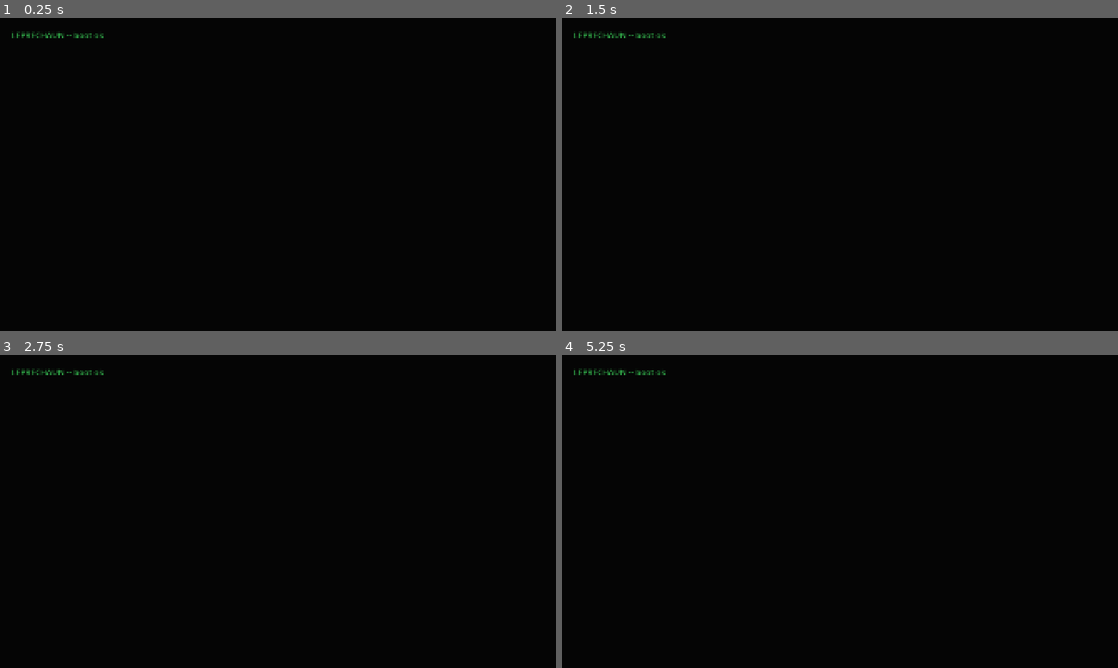
Above: before the commit, frames 1-4 (two rows, left to right).
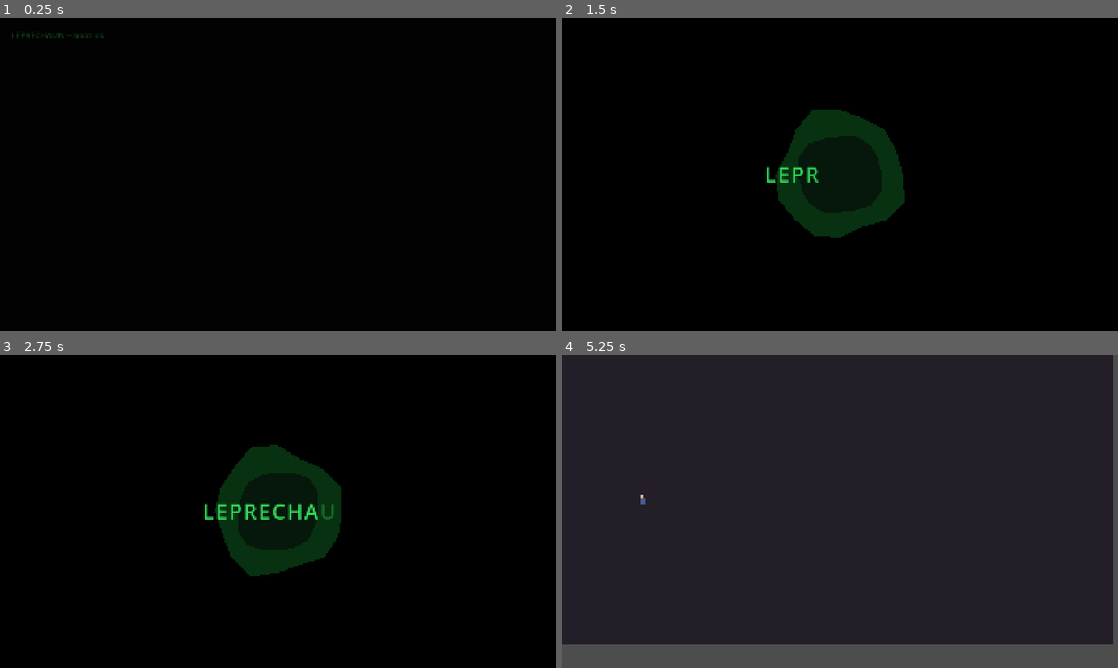
Above: after the commit, the same moments.

Repository: tm4747/leprechaun-game
Game: Godot game, scene res://scenes/boot/Boot.tscn
Same seed, same stepped clock (60 frames per second), same inputs: the game is played once before the commit and once after it.
Inputs (mouse positions are in pixels of both pictures, inside the frame that each line leads up to):
- Up to frame 1 (0.25 s): no input
- Up to frame 2 (1.5 s): tap Enter at 0.5 s; hold D (move_right) 0.53-1.28 s; tap 1 at 0.6 s; hold S (move_down) from 1.28 s (still down); tap 2 at 1.35 s
- Up to frame 3 (2.75 s): release S (move_down) at 2.03 s; hold D (move_right) from 2.03 s (still down); tap 3 at 2.1 s
- Up to frame 4 (5.25 s): tap Space at 2.75 s; release D (move_right) at 2.78 s; hold W (move_up) 2.78-3.53 s; tap 4 at 2.85 s; tap Enter at 3.5 s; hold A (move_left) 3.53-4.25 s; tap 5 at 3.6 s; click (840, 524) at 4.25 s, where only the run after the commit has a clickable "Start"; hold A (move_left) from 5.03 s (still down); tap 6 at 5.1 s

The runs differ from the first frame. In frame 1, 0.1% of the frame differs, in the area x 2-19%, y 4-7%; in frame 2, 4.4%; in frame 3, 4.8%; in frame 4, 100%, in the area x 0-100%, y 0-100%.

Commit message:
Phase 4: title screen (letter reveal, membrane, Start/Continue)
- MainMenu: black open -> L-E-P-R-E-C-H-A-U-N letters fade in one at a
  time on a deliberate, non-bouncy timeline (no "logo animation" feel)
  -> menu fades in. Continue disabled with no save; Start over an
  existing save requires a YES/NO confirmation before destroying it
  (PRD 10.4/10.5).
- MembraneEffect: procedurally wiggling organic two-layer polygon behind
  the title, redrawn every frame from layered sine noise -- no static
  portal texture needed.
- ToneGenerator.generate_drone(): low detuned dual-sine hum as a
  functional low-ominous-music placeholder (explicitly no stingers/
  choir/percussive hits, matching the PRD's "avoid" list).
- IntroBedroom stub scene + script so Start/Continue have a real target;
  Phase 5 fleshes this out in place without touching the menu wiring.
- Headless Phase 4 test suite: 9/9 passing, including the full
  dialog -> destroy-save -> transition-begins flow.

Diff:
--- /dev/null
+++ b/scenes/intro/IntroBedroom.tscn
@@ -0,0 +1,17 @@
+[gd_scene load_steps=3 format=3]
+
+[ext_resource type="Script" path="res://scripts/intro/intro_bedroom.gd" id="1"]
+[ext_resource type="PackedScene" path="res://scenes/player/Player.tscn" id="2"]
+
+[node name="IntroBedroom" type="Node2D"]
+script = ExtResource("1")
+
+[node name="Background" type="ColorRect" parent="."]
+offset_left = -100.0
+offset_top = -100.0
+offset_right = 1900.0
+offset_bottom = 1000.0
+color = Color(0.14, 0.12, 0.16, 1)
+
+[node name="Player" parent="." instance=ExtResource("2")]
+position = Vector2(300, 500)
--- /dev/null
+++ b/scenes/menu/MainMenu.tscn
@@ -0,0 +1,184 @@
+[gd_scene load_steps=3 format=3]
+
+[ext_resource type="Script" path="res://scripts/ui/main_menu.gd" id="1"]
+[ext_resource type="Script" path="res://scripts/ui/membrane_effect.gd" id="2"]
+
+[node name="MainMenu" type="Control"]
+anchor_right = 1.0
+anchor_bottom = 1.0
+script = ExtResource("1")
+
+[node name="Background" type="ColorRect" parent="."]
+anchor_right = 1.0
+anchor_bottom = 1.0
+color = Color(0, 0, 0, 1)
+
+[node name="Membrane" type="Control" parent="."]
+anchor_left = 0.5
+anchor_top = 0.5
+anchor_right = 0.5
+anchor_bottom = 0.5
+offset_left = -260.0
+offset_top = -260.0
+offset_right = 260.0
+offset_bottom = 260.0
+script = ExtResource("2")
+
+[node name="CenterContainer" type="CenterContainer" parent="."]
+anchor_right = 1.0
+anchor_bottom = 1.0
+
+[node name="VBoxContainer" type="VBoxContainer" parent="CenterContainer"]
+layout_mode = 2
+theme_override_constants/separation = 40
+alignment = 1
+
+[node name="LettersBox" type="HBoxContainer" parent="CenterContainer/VBoxContainer"]
+layout_mode = 2
+theme_override_constants/separation = 6
+alignment = 1
+
+[node name="Letter0" type="Label" parent="CenterContainer/VBoxContainer/LettersBox"]
+layout_mode = 2
+theme_override_colors/font_color = Color(0.2, 0.85, 0.35, 1)
+theme_override_colors/font_outline_color = Color(0.02, 0.15, 0.05, 1)
+theme_override_constants/outline_size = 6
+theme_override_font_sizes/font_size = 72
+text = "L"
+
+[node name="Letter1" type="Label" parent="CenterContainer/VBoxContainer/LettersBox"]
+layout_mode = 2
+theme_override_colors/font_color = Color(0.2, 0.85, 0.35, 1)
+theme_override_colors/font_outline_color = Color(0.02, 0.15, 0.05, 1)
+theme_override_constants/outline_size = 6
+theme_override_font_sizes/font_size = 72
+text = "E"
+
+[node name="Letter2" type="Label" parent="CenterContainer/VBoxContainer/LettersBox"]
+layout_mode = 2
+theme_override_colors/font_color = Color(0.2, 0.85, 0.35, 1)
+theme_override_colors/font_outline_color = Color(0.02, 0.15, 0.05, 1)
+theme_override_constants/outline_size = 6
+theme_override_font_sizes/font_size = 72
+text = "P"
+
+[node name="Letter3" type="Label" parent="CenterContainer/VBoxContainer/LettersBox"]
+layout_mode = 2
+theme_override_colors/font_color = Color(0.2, 0.85, 0.35, 1)
+theme_override_colors/font_outline_color = Color(0.02, 0.15, 0.05, 1)
+theme_override_constants/outline_size = 6
+theme_override_font_sizes/font_size = 72
+text = "R"
+
+[node name="Letter4" type="Label" parent="CenterContainer/VBoxContainer/LettersBox"]
+layout_mode = 2
+theme_override_colors/font_color = Color(0.2, 0.85, 0.35, 1)
+theme_override_colors/font_outline_color = Color(0.02, 0.15, 0.05, 1)
+theme_override_constants/outline_size = 6
+theme_override_font_sizes/font_size = 72
+text = "E"
+
+[node name="Letter5" type="Label" parent="CenterContainer/VBoxContainer/LettersBox"]
+layout_mode = 2
+theme_override_colors/font_color = Color(0.2, 0.85, 0.35, 1)
+theme_override_colors/font_outline_color = Color(0.02, 0.15, 0.05, 1)
+theme_override_constants/outline_size = 6
+theme_override_font_sizes/font_size = 72
+text = "C"
+
+[node name="Letter6" type="Label" parent="CenterContainer/VBoxContainer/LettersBox"]
+layout_mode = 2
+theme_override_colors/font_color = Color(0.2, 0.85, 0.35, 1)
+theme_override_colors/font_outline_color = Color(0.02, 0.15, 0.05, 1)
+theme_override_constants/outline_size = 6
+theme_override_font_sizes/font_size = 72
+text = "H"
+
+[node name="Letter7" type="Label" parent="CenterContainer/VBoxContainer/LettersBox"]
+layout_mode = 2
+theme_override_colors/font_color = Color(0.2, 0.85, 0.35, 1)
+theme_override_colors/font_outline_color = Color(0.02, 0.15, 0.05, 1)
+theme_override_constants/outline_size = 6
+theme_override_font_sizes/font_size = 72
+text = "A"
+
+[node name="Letter8" type="Label" parent="CenterContainer/VBoxContainer/LettersBox"]
+layout_mode = 2
+theme_override_colors/font_color = Color(0.2, 0.85, 0.35, 1)
+theme_override_colors/font_outline_color = Color(0.02, 0.15, 0.05, 1)
+theme_override_constants/outline_size = 6
+theme_override_font_sizes/font_size = 72
+text = "U"
+
+[node name="Letter9" type="Label" parent="CenterContainer/VBoxContainer/LettersBox"]
+layout_mode = 2
+theme_override_colors/font_color = Color(0.2, 0.85, 0.35, 1)
+theme_override_colors/font_outline_color = Color(0.02, 0.15, 0.05, 1)
+theme_override_constants/outline_size = 6
+theme_override_font_sizes/font_size = 72
+text = "N"
+
+[node name="MenuBox" type="VBoxContainer" parent="CenterContainer/VBoxContainer"]
+layout_mode = 2
+theme_override_constants/separation = 16
+alignment = 1
+
+[node name="StartButton" type="Button" parent="CenterContainer/VBoxContainer/MenuBox"]
+custom_minimum_size = Vector2(220, 44)
+layout_mode = 2
+theme_override_font_sizes/font_size = 22
+text = "Start"
+
+[node name="ContinueButton" type="Button" parent="CenterContainer/VBoxContainer/MenuBox"]
+custom_minimum_size = Vector2(220, 44)
+layout_mode = 2
+theme_override_font_sizes/font_size = 22
+text = "Continue"
+
+[node name="ConfirmDialog" type="Control" parent="."]
+anchor_right = 1.0
+anchor_bottom = 1.0
+mouse_filter = 1
+
+[node name="Dim" type="ColorRect" parent="ConfirmDialog"]
+anchor_right = 1.0
+anchor_bottom = 1.0
+color = Color(0, 0, 0, 0.6)
+
+[node name="Panel" type="PanelContainer" parent="ConfirmDialog"]
+anchor_left = 0.5
+anchor_top = 0.5
+anchor_right = 0.5
+anchor_bottom = 0.5
+offset_left = -220.0
+offset_top = -90.0
+offset_right = 220.0
+offset_bottom = 90.0
+
+[node name="VBox" type="VBoxContainer" parent="ConfirmDialog/Panel"]
+layout_mode = 2
+theme_override_constants/separation = 16
+
+[node name="Label" type="Label" parent="ConfirmDialog/Panel/VBox"]
+layout_mode = 2
+horizontal_alignment = 1
+autowrap_mode = 2
+text = "This will destroy your current quest.
+Are you sure?"
+
+[node name="Buttons" type="HBoxContainer" parent="ConfirmDialog/Panel/VBox"]
+layout_mode = 2
+alignment = 1
+theme_override_constants/separation = 24
+
+[node name="YesButton" type="Button" parent="ConfirmDialog/Panel/VBox/Buttons"]
+custom_minimum_size = Vector2(90, 36)
+layout_mode = 2
+text = "YES"
+
+[node name="NoButton" type="Button" parent="ConfirmDialog/Panel/VBox/Buttons"]
+custom_minimum_size = Vector2(90, 36)
+layout_mode = 2
+text = "NO"
+
+[node name="MusicPlayer" type="AudioStreamPlayer" parent="."]
--- a/scripts/audio/tone_generator.gd
+++ b/scripts/audio/tone_generator.gd
@@ -26,6 +26,36 @@
 	stream.data = data
 	return stream
 
+## Low, slowly-beating drone -- a functional stand-in for "low ominous
+## restrained music" (PRD 10.2/54.1) until a composed score exists. Two
+## closely-detuned low sine tones create a slow, uneasy beat frequency;
+## deliberately avoids stingers, choir, or percussive hits per the PRD's
+## explicit "avoid" list.
+static func generate_drone(base_frequency: float = 55.0, duration: float = 4.0, sample_rate: int = 44100, volume: float = 0.35) -> AudioStreamWAV:
+	var frame_count := int(sample_rate * duration)
+	var data := PackedByteArray()
+	data.resize(frame_count * 2)
+	var detune := base_frequency * 1.01
+	var fade_frames := maxi(1, int(sample_rate * 0.3))
+	for i in frame_count:
+		var t := float(i) / sample_rate
+		var envelope := 1.0
+		if i < fade_frames:
+			envelope = float(i) / fade_frames
+		elif i > frame_count - fade_frames:
+			envelope = float(frame_count - i) / fade_frames
+		var wave := sin(TAU * base_frequency * t) * 0.6 + sin(TAU * detune * t) * 0.4
+		var sample := wave * volume * envelope
+		data.encode_s16(i * 2, int(clampf(sample, -1.0, 1.0) * 32767.0))
+	var stream := AudioStreamWAV.new()
+	stream.format = AudioStreamWAV.FORMAT_16_BITS
+	stream.mix_rate = sample_rate
+	stream.stereo = false
+	stream.loop_mode = AudioStreamWAV.LOOP_FORWARD
+	stream.loop_end = frame_count - 1
+	stream.data = data
+	return stream
+
 ## Soft-band noise, useful as a stand-in for wind/static/ambience.
 static func generate_noise(duration: float = 1.0, sample_rate: int = 44100, volume: float = 0.3) -> AudioStreamWAV:
 	var frame_count := int(sample_rate * duration)
--- /dev/null
+++ b/scripts/intro/intro_bedroom.gd
@@ -0,0 +1,12 @@
+extends Node2D
+## Friday morning: bedroom (PRD section 13.1). Boy starts asleep in bed,
+## already dressed; player discovers movement with no tutorial prompt.
+## Fleshed out fully in Phase 5 -- this stub exists so Phase 4's
+## Start/Continue flow has a real scene to transition into.
+
+@onready var player: Player = $Player
+
+func _ready() -> void:
+	GameState.current_scene_path = scene_file_path
+	GameState.mark_screen_visited("intro_bedroom")
+	player.set_movement_mode(Player.MovementMode.SIDE_SCROLL)
--- /dev/null
+++ b/scripts/ui/main_menu.gd
@@ -0,0 +1,86 @@
+class_name MainMenu
+extends Control
+## Title screen (PRD section 10). Black opening -> letters reveal one at a
+## time -> membrane opens -> Start/Continue. Continue is disabled without a
+## save; starting over with an existing save requires explicit confirmation
+## (section 10.5) so a player can never destroy a quest by accident.
+
+const FIRST_INTRO_SCENE := "res://scenes/intro/IntroBedroom.tscn"
+const LETTER_DELAY := 0.28
+const LETTER_FADE_DURATION := 0.35
+const POST_REVEAL_HOLD := 0.6
+
+@onready var letters_box: HBoxContainer = $CenterContainer/VBoxContainer/LettersBox
+@onready var menu_box: VBoxContainer = $CenterContainer/VBoxContainer/MenuBox
+@onready var start_button: Button = $CenterContainer/VBoxContainer/MenuBox/StartButton
+@onready var continue_button: Button = $CenterContainer/VBoxContainer/MenuBox/ContinueButton
+@onready var confirm_dialog: Control = $ConfirmDialog
+@onready var confirm_yes: Button = $ConfirmDialog/Panel/VBox/Buttons/YesButton
+@onready var confirm_no: Button = $ConfirmDialog/Panel/VBox/Buttons/NoButton
+@onready var music_player: AudioStreamPlayer = $MusicPlayer
+
+var _letters: Array[Label] = []
+var reveal_finished := false
+
+func _ready() -> void:
+	confirm_dialog.visible = false
+	menu_box.modulate.a = 0.0
+	menu_box.visible = false
+
+	for child in letters_box.get_children():
+		if child is Label:
+			_letters.append(child)
+			child.modulate.a = 0.0
+
+	continue_button.disabled = not GameState.has_save
+	start_button.pressed.connect(_on_start_pressed)
+	continue_button.pressed.connect(_on_continue_pressed)
+	confirm_yes.pressed.connect(_on_confirm_yes)
+	confirm_no.pressed.connect(_on_confirm_no)
+
+	_play_music()
+	await _reveal_title()
+	_show_menu()
+
+func _reveal_title() -> void:
+	for letter in _letters:
+		var tween := create_tween()
+		tween.tween_property(letter, "modulate:a", 1.0, LETTER_FADE_DURATION) \
+			.set_trans(Tween.TRANS_SINE).set_ease(Tween.EASE_OUT)
+		await get_tree().create_timer(LETTER_DELAY).timeout
+	await get_tree().create_timer(POST_REVEAL_HOLD).timeout
+	reveal_finished = true
+
+func _show_menu() -> void:
+	menu_box.visible = true
+	var tween := create_tween()
+	tween.tween_property(menu_box, "modulate:a", 1.0, 0.6)
+	continue_button.disabled = not GameState.has_save
+
+func _play_music() -> void:
+	music_player.stream = ToneGenerator.generate_drone()
+	music_player.volume_db = -14.0
+	music_player.play()
+
+func _on_start_pressed() -> void:
+	if GameState.has_save:
+		confirm_dialog.visible = true
+	else:
+		_begin_new_quest()
+
+func _on_continue_pressed() -> void:
+	if not GameState.has_save:
+		return
+	SaveManager.continue_game()
+
+func _on_confirm_yes() -> void:
+	confirm_dialog.visible = false
+	SaveManager.delete_save()
+	_begin_new_quest()
+
+func _on_confirm_no() -> void:
+	confirm_dialog.visible = false
+
+func _begin_new_quest() -> void:
+	GameState.reset_for_new_quest()
+	SceneManager.goto_scene(FIRST_INTRO_SCENE)
--- /dev/null
+++ b/scripts/ui/membrane_effect.gd
@@ -0,0 +1,36 @@
+class_name MembraneEffect
+extends Control
+## Amorphous, organic, wiggling membrane/portal effect behind the title
+## (PRD 10.1). Two layered irregular polygons whose vertices drift on
+## independent sine phases so the silhouette never looks like a static
+## logo shape or a simple circle.
+
+@export var point_count := 16
+@export var base_radius := 220.0
+@export var wobble_amount := 26.0
+@export var outer_color := Color(0.05, 0.35, 0.12, 0.55)
+@export var inner_color := Color(0.02, 0.02, 0.03, 0.6)
+
+var _time := 0.0
+
+func _ready() -> void:
+	set_process(true)
+	mouse_filter = Control.MOUSE_FILTER_IGNORE
+
+func _process(delta: float) -> void:
+	_time += delta
+	queue_redraw()
+
+func _draw() -> void:
+	var center := size / 2.0
+	draw_colored_polygon(_ring(center, base_radius, wobble_amount, 3.0, 0.6, 5.0, -0.9), outer_color)
+	draw_colored_polygon(_ring(center, base_radius * 0.65, wobble_amount * 0.6, 4.0, -0.8, 2.0, 1.2), inner_color)
+
+func _ring(center: Vector2, radius: float, wobble: float, freq_a: float, speed_a: float, freq_b: float, speed_b: float) -> PackedVector2Array:
+	var points := PackedVector2Array()
+	for i in point_count:
+		var angle := TAU * i / point_count
+		var noise := sin(angle * freq_a + _time * speed_a) * 0.5 + sin(angle * freq_b + _time * speed_b) * 0.5
+		var r := radius + noise * wobble
+		points.append(center + Vector2(cos(angle), sin(angle)) * r)
+	return points
--- /dev/null
+++ b/tests/Phase4Test.tscn
@@ -0,0 +1,6 @@
+[gd_scene load_steps=2 format=3]
+
+[ext_resource type="Script" path="res://tests/run_phase4_tests.gd" id="1"]
+
+[node name="Phase4Test" type="Node"]
+script = ExtResource("1")
--- /dev/null
+++ b/tests/run_phase4_tests.gd
@@ -0,0 +1,87 @@
+extends Node
+## Headless test runner for Phase 4 acceptance criteria (PRD section 65/66).
+## Run with: godot --headless --path . res://tests/Phase4Test.tscn
+##
+## NOTE on structure: SceneManager.goto_scene() ultimately calls
+## get_tree().change_scene_to_file(), which replaces this very test node's
+## tree once its fade-out tween completes (~0.4s later). So exactly one
+## transition-triggering scenario runs, last, and everything after it stays
+## synchronous (no awaits) until an immediate quit() -- long before that
+## tween could fire and pull the rug out from under the still-running test.
+
+var _pass := 0
+var _fail := 0
+
+func _ready() -> void:
+	print("== Phase 4 title screen tests ==")
+	SaveManager.delete_save()
+
+	await _test_title_reveal_and_no_save_state()
+	await _test_continue_enabled_with_save()
+	await _test_confirmation_and_transition_flow()
+
+func _check(condition: bool, label: String) -> void:
+	if condition:
+		_pass += 1
+		print("  PASS: %s" % label)
+	else:
+		_fail += 1
+		print("  FAIL: %s" % label)
+
+func _spawn_menu() -> MainMenu:
+	var menu: MainMenu = preload("res://scenes/menu/MainMenu.tscn").instantiate()
+	add_child(menu)
+	await get_tree().process_frame
+	return menu
+
+func _test_title_reveal_and_no_save_state() -> void:
+	SaveManager.delete_save()
+	var menu := await _spawn_menu()
+	_check(menu.continue_button.disabled, "Continue disabled with no save")
+
+	while not menu.reveal_finished:
+		await get_tree().process_frame
+	await get_tree().process_frame
+	_check(menu.menu_box.visible, "title animation completes and menu becomes visible")
+
+	menu.queue_free()
+	await get_tree().process_frame
+
+func _test_continue_enabled_with_save() -> void:
+	GameState.reset_for_new_quest()
+	GameState.current_scene_path = MainMenu.FIRST_INTRO_SCENE
+	SaveManager.save_game()
+	var menu := await _spawn_menu()
+	_check(not menu.continue_button.disabled, "Continue enabled once a save exists")
+	menu.queue_free()
+	await get_tree().process_frame
+
+## Deliberately synchronous from the first _on_start_pressed() call to the
+## final quit() -- see the note above the class.
+func _test_confirmation_and_transition_flow() -> void:
+	GameState.reset_for_new_quest()
+	GameState.current_scene_path = MainMenu.FIRST_INTRO_SCENE
+	SaveManager.save_game()
+	var menu: MainMenu = preload("res://scenes/menu/MainMenu.tscn").instantiate()
+	add_child(menu)
+	await get_tree().process_frame # let menu's own _ready() run once, naturally
+
+	menu._on_start_pressed()
+	_check(menu.confirm_dialog.visible, "Start with an existing save shows the confirmation dialog")
+
+	menu._on_confirm_no()
+	_check(not menu.confirm_dialog.visible, "Choosing No dismisses the dialog")
+	_check(SaveManager.has_save(), "Choosing No preserves the existing save")
+
+	menu._on_start_pressed()
+	_check(menu.confirm_dialog.visible, "Start shows the dialog again on a second attempt")
+
+	# Choosing Yes exercises the exact same _begin_new_quest() path that a
+	# fresh (no-save) Start also uses, so this covers both branches of
+	# _on_start_pressed()'s save-exists check.
+	menu._on_confirm_yes()
+	_check(not SaveManager.has_save(), "Choosing Yes destroys the existing save")
+	_check(SceneManager.is_transitioning(), "Choosing Yes begins the transition into the intro scene")
+
+	print("== %d passed, %d failed ==" % [_pass, _fail])
+	get_tree().quit(1 if _fail > 0 else 0)
Not shown, added: scripts/intro/intro_bedroom.gd.uid
Not shown, added: scripts/ui/main_menu.gd.uid
Not shown, added: scripts/ui/membrane_effect.gd.uid
Not shown, added: tests/run_phase4_tests.gd.uid
